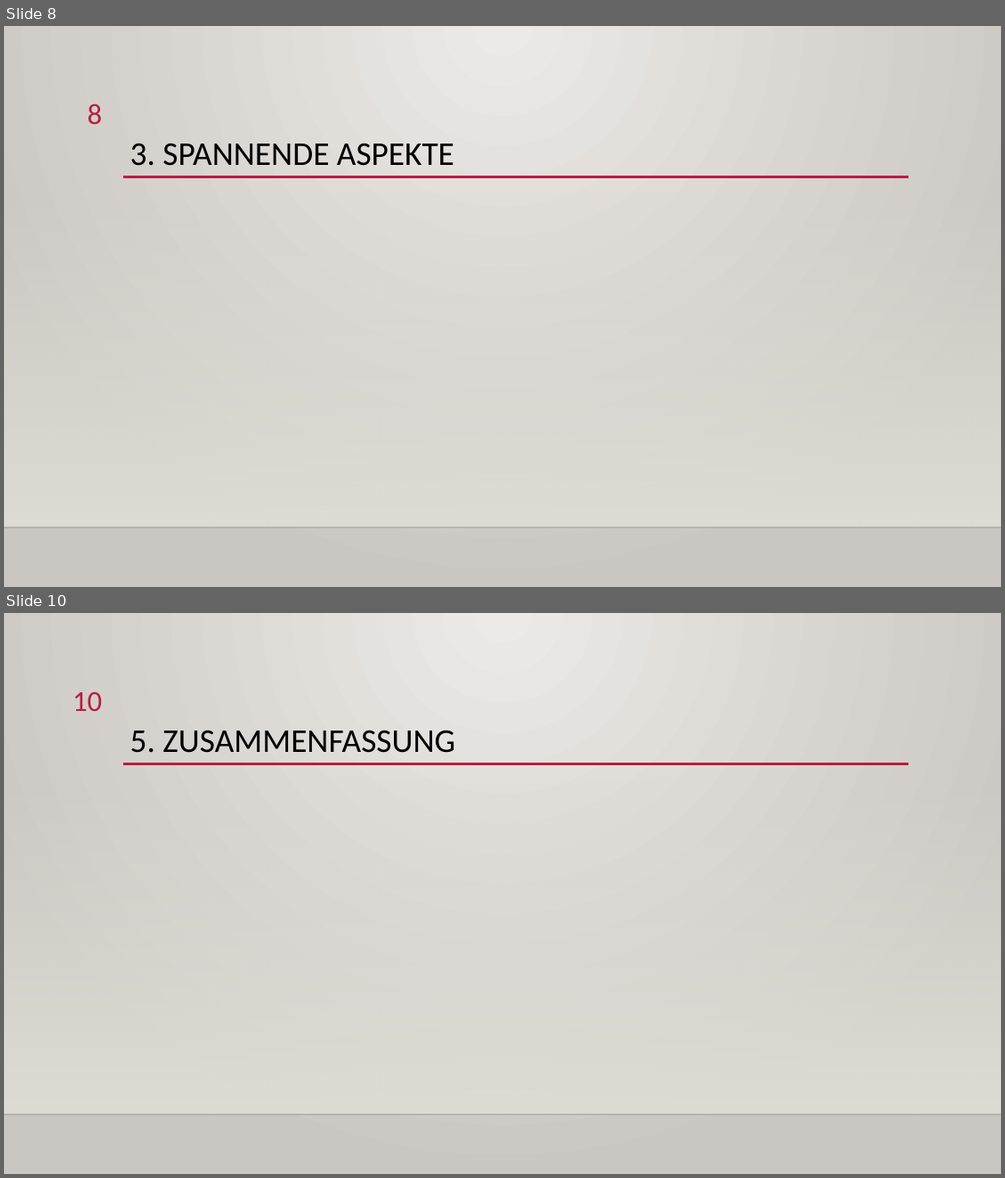
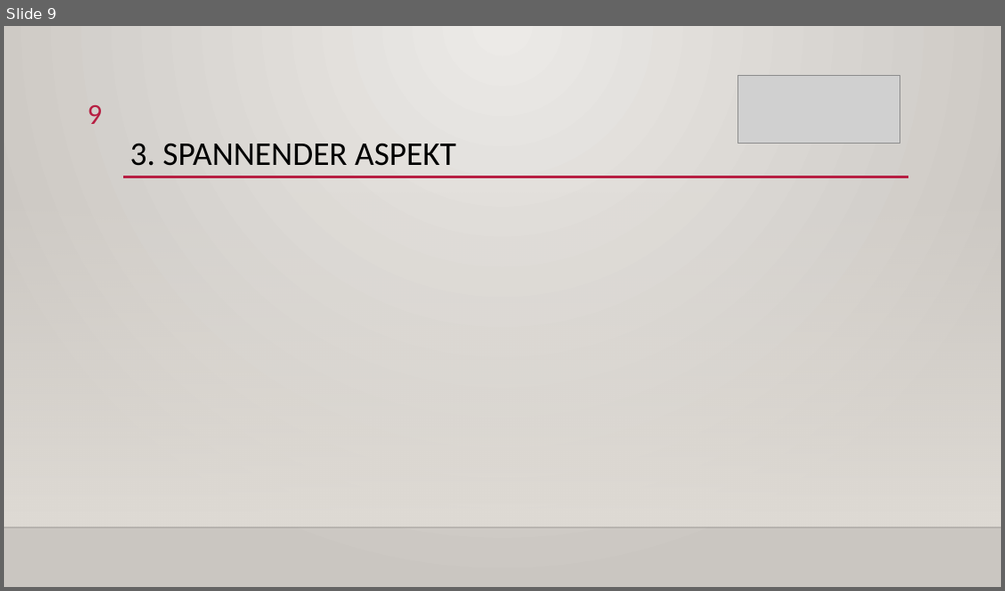
Before and after one commit to ErtugrulSener/Bachelorthesis, a slide deck: Colloquium/Kolloquium.pptx. Shown one above the other, each under a label of ours: slides 8 and 10 before the commit, slide 9 after it; the slides between them are not shown. The pictures are 1005x1178 and 1005x591 pixels, drawn with LibreOffice and Linux fonts; fonts in the diff are those of the drawing; grey boxes stand for pictures; background and template pictures are left out. Boxes give left, top, right and bottom in pixels: in the first picture for what was removed or moved away, otherwise in the second. Text is boxed around its words. In the diff, an @@ line names an element or a change of style, - is before the commit and + after.

```diff
--- a/Colloquium/Kolloquium.pptx
+++ b/Colloquium/Kolloquium.pptx
@@ slide 10 removed at [4,613,1001,1174], background gradient #ECEAE7 to #CAC7C1; not listed: 3 template elements that a slide beside it also shows @@
@@ page number removed at [73,692,102,711] @@
-10
@@ title removed at [130,730,455,753] @@
-5. ZUSAMMENFASSUNG
@@ what was slide 8 is now slide 9 @@
@@ slide 9 changed as well @@
@@ picture added at [738,75,900,143] @@
@@ page number at [88,105,103,124]: text changed @@
-8
+9
@@ title at [130,143,456,166]: text changed @@
-3. SPANNENDE ASPEKTE
+3. SPANNENDER ASPEKT
```
Also in this commit, not shown: 9 other slides changed, 2 slides added.
